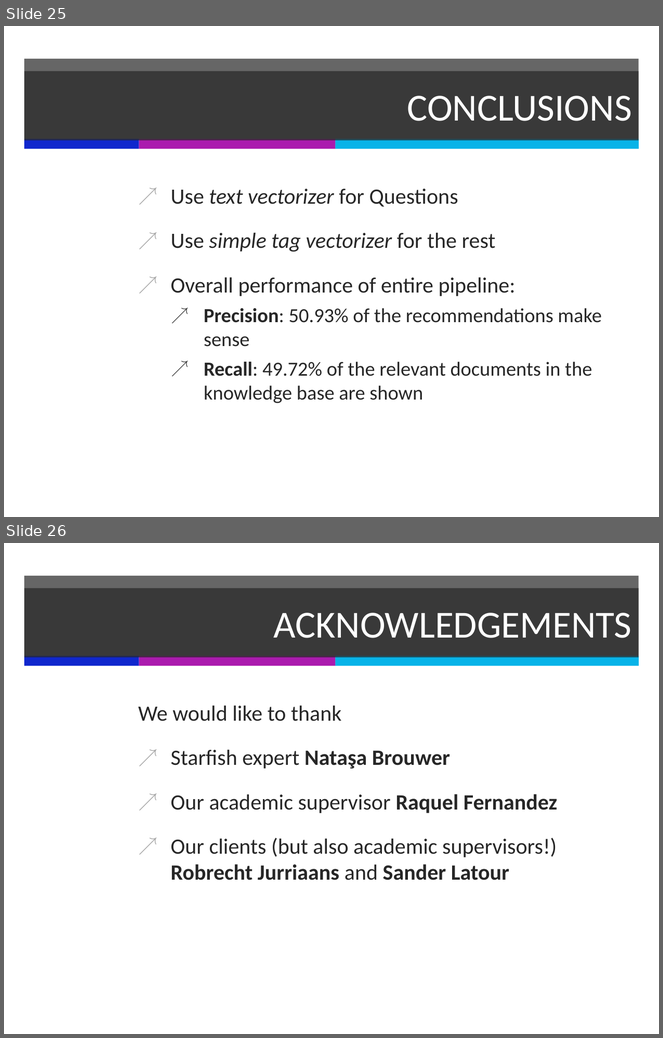
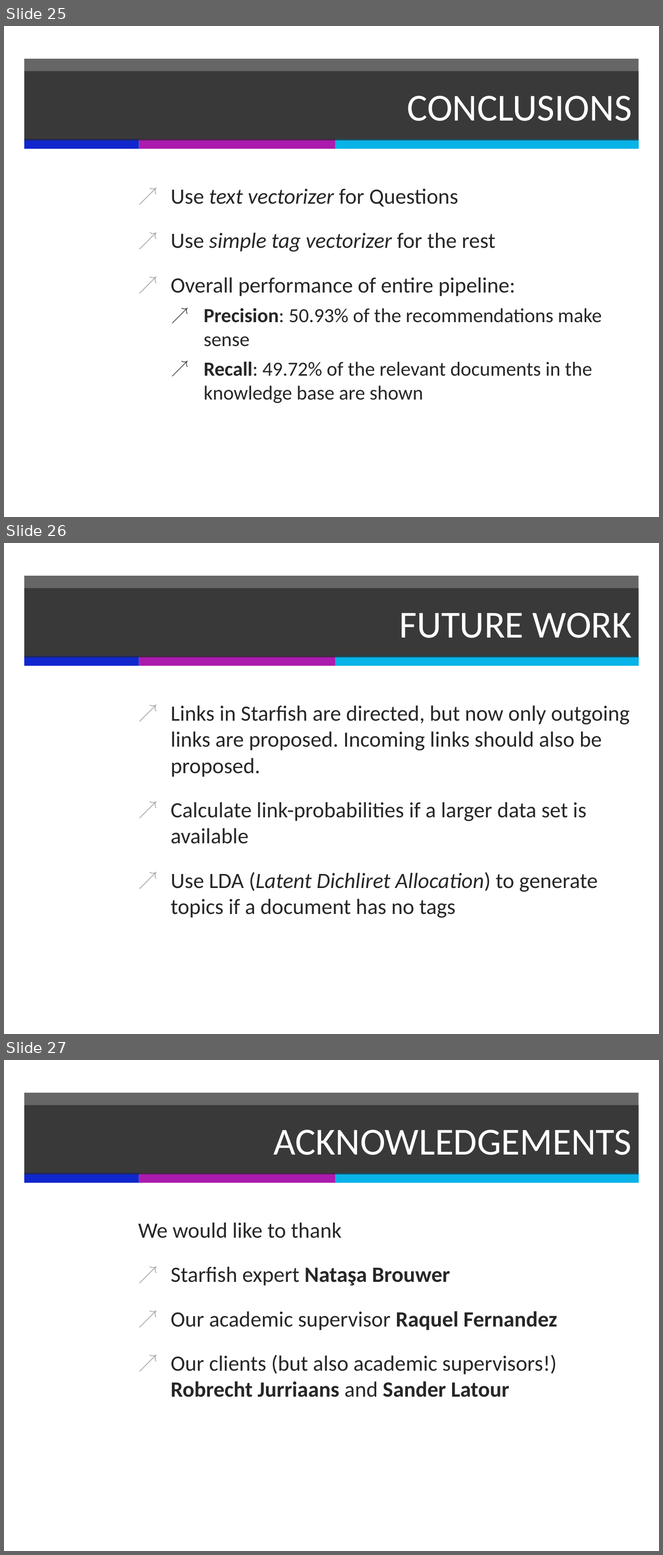
Before and after one commit to PerceptumNL/TweedejaarsProject, a slide deck: doc/finalpresentation.pptx. Shown one above the other, each under a label of ours: slides 25 and 26 before the commit, slides 25, 26 and 27 after it. The pictures are 663x1038 and 663x1555 pixels, drawn with LibreOffice and Linux fonts; fonts in the diff are those of the drawing. Boxes give left, top, right and bottom in pixels: in the first picture for what was removed or moved away, otherwise in the second. Text is boxed around its words. In the diff, an @@ line names an element or a change of style, - is before the commit and + after.

Commit message:
Presentation

```diff
--- a/doc/finalpresentation.pptx
+++ b/doc/finalpresentation.pptx
@@ slide 26 added at (4, 543, 659, 1034), background #FFFFFF; not listed: 4 template elements that a slide beside it also shows @@
@@ title added at (24, 588, 639, 657), fill #262626 at 70% opacity, 42 pt, text #FFFFFF @@
+FUTURE WORK
@@ text added at (171, 706, 630, 918), 24 pt, text #262626 @@
+↗ Links in Starfish are directed, but now only outgoing links are proposed. Incoming links should also be proposed.
+↗ Calculate link-probabilities if a larger data set is available
+↗ Use LDA (Latent Dichliret Allocation) to generate topics if a document has no tags
@@ what was slide 26 is now slide 27 @@
```
